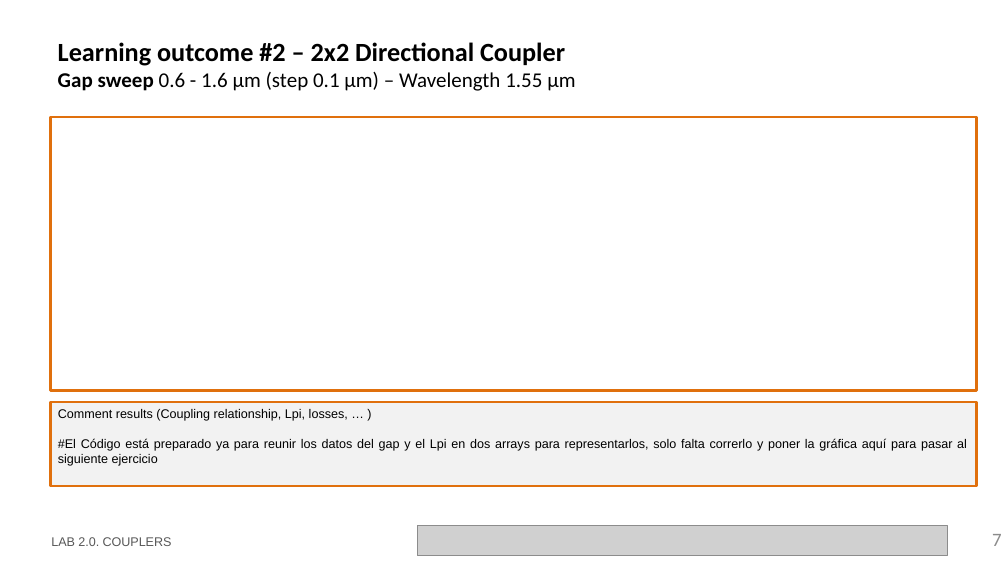
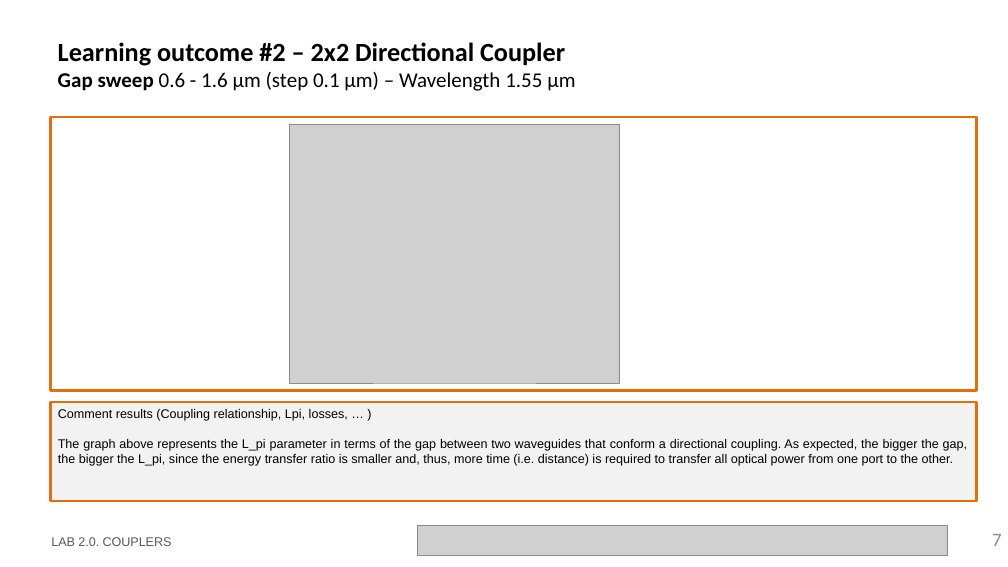
Before and after one commit to DavidGarcia1209/pic-upv-lab2, a slide deck: slide 7 of LabBook_20.pptx. Drawn at 1008x567 pixels with LibreOffice and Linux fonts; fonts in the diff are those of the drawing; grey boxes stand for pictures; background and template pictures are left out. Boxes give left, top, right and bottom in pixels: in the first picture for what was removed or moved away, otherwise in the second. Text is boxed around its words. In the diff, an @@ line names an element or a change of style, - is before the commit and + after.

```diff
--- a/LabBook_20.pptx
+++ b/LabBook_20.pptx
@@ picture added at [290,125,619,383] @@
@@ rectangle "Comment results (Coupling relationship, Lpi, ...": place and size @@
-rectangle "Comment results (Coupling relationship, Lpi, ..." at [51,402,977,486]
+rectangle "Comment results (Coupling relationship, Lpi, ..." at [51,402,977,501]
@@ text in rectangle at [58,439,967,466]: text changed @@
-#El Código está preparado ya para reunir los datos del gap y el Lpi en dos arrays para representarlos, solo falta correrlo y poner la gráfica aquí para pasar al siguiente ejercicio
+The graph above represents the L_pi parameter in terms of the gap between two waveguides that conform a directional coupling. As expected, the bigger the gap, the bigger the L_pi, since the energy transfer ratio is smaller and, thus, more time (i.e. distance) is required to transfer all optical power from one port to the other.
```
Also in this commit, not shown: 1 other file.
